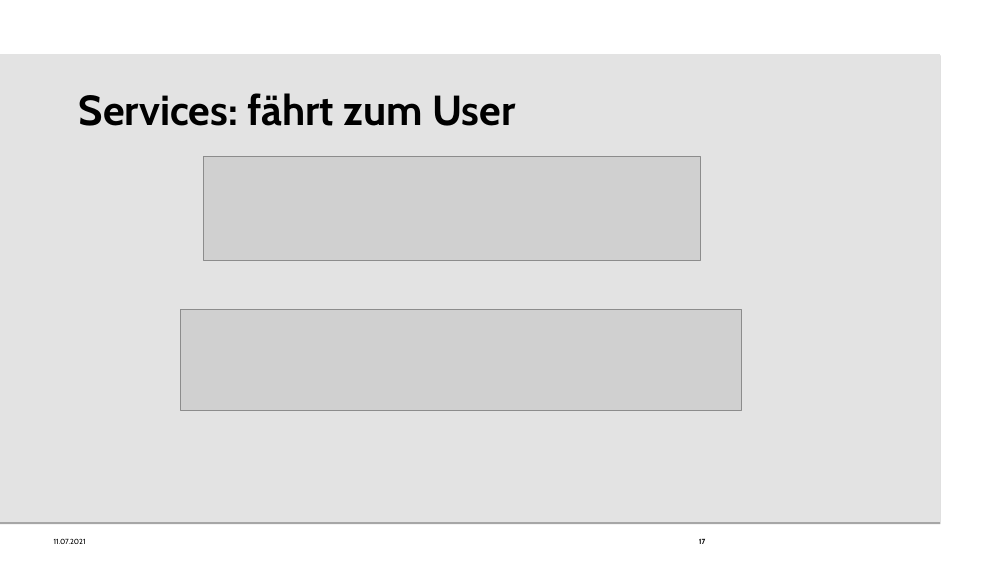
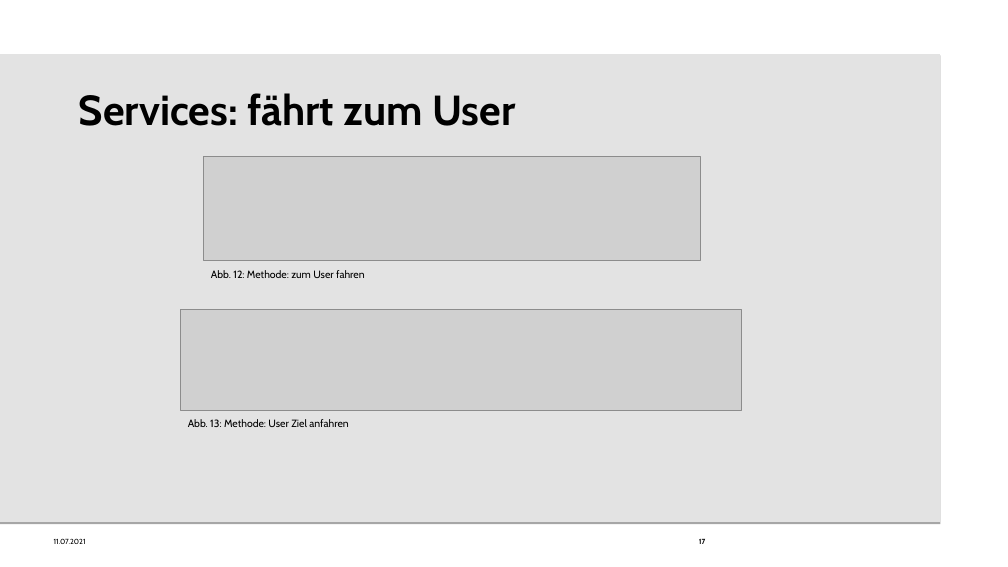
Before and after one commit to elehshl/mqtt_exercise_2021, a slide deck: slide 17 of presentation/MQTT_Exercise.odp. Drawn at 1008x567 pixels with LibreOffice and Linux fonts; fonts in the diff are those of the drawing; grey boxes stand for pictures; background and template pictures are left out. Boxes give left, top, right and bottom in pixels: in the first picture for what was removed or moved away, otherwise in the second. Text is boxed around its words. In the diff, an @@ line names an element or a change of style, - is before the commit and + after.

```diff
--- a/presentation/MQTT_Exercise.odp
+++ b/presentation/MQTT_Exercise.odp
@@ text added at <box>211,270,365,278</box>, 10 pt, text #000000 @@
+Abb. 12: Methode: zum User fahren
@@ text added at <box>188,419,348,427</box>, 10 pt, text #000000 @@
+Abb. 13: Methode: User Ziel anfahren
```
Also in this commit, not shown: 2 other slides changed, 1 slide added.
